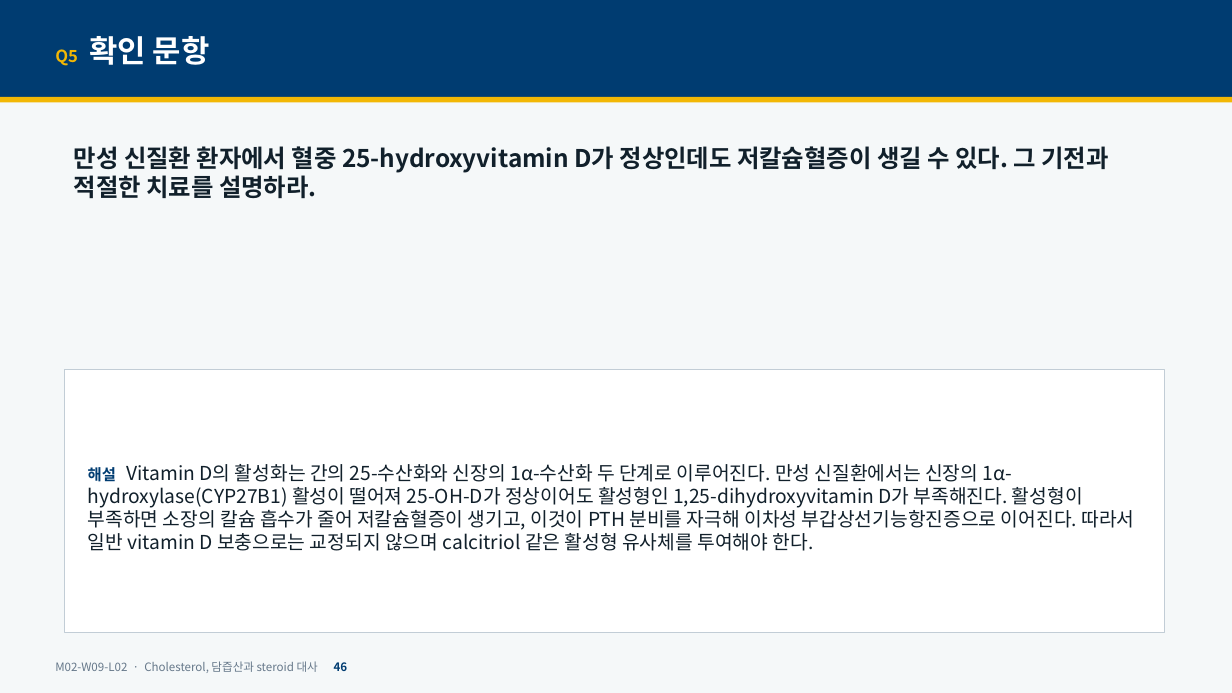
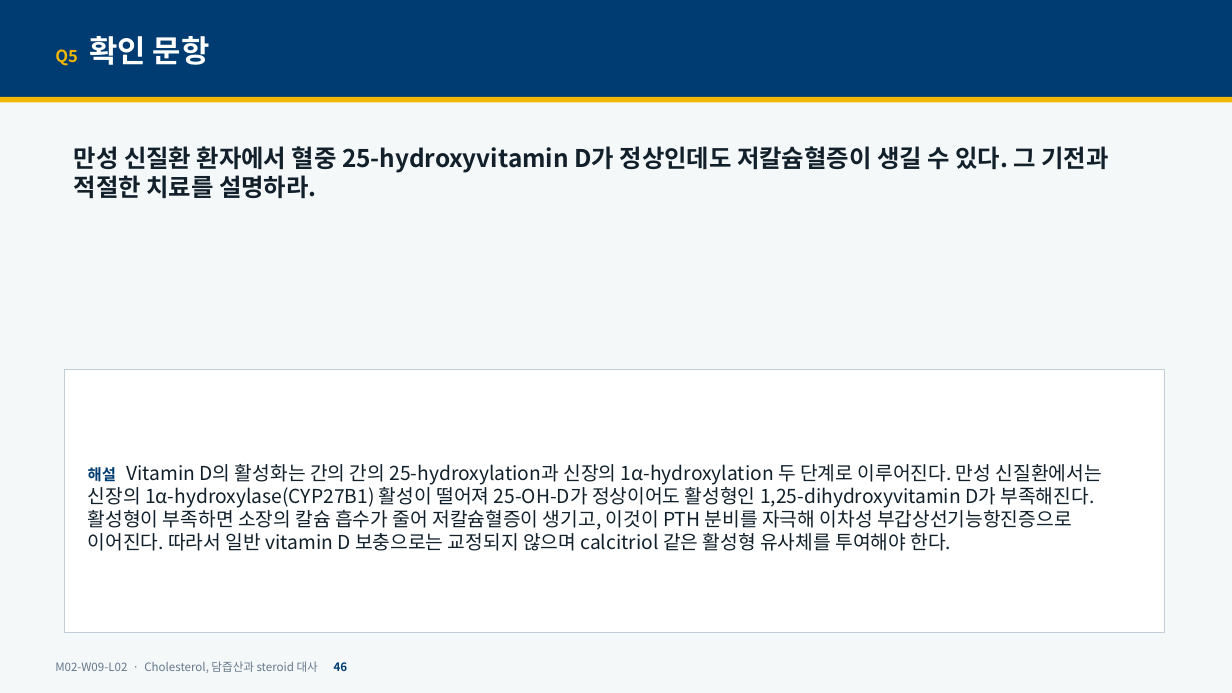
Before and after one commit to hoperiasd2/hoperiasd2.github.io, a slide deck: slide 46 of curriculum/M02/W09/L02/slides.pptx. Drawn at 1232x693 pixels with LibreOffice and Linux fonts; fonts in the diff are those of the drawing. Boxes give left, top, right and bottom in pixels: in the first picture for what was removed or moved away, otherwise in the second. Text is boxed around its words. In the diff, an @@ line names an element or a change of style, - is before the commit and + after.

```diff
--- a/curriculum/M02/W09/L02/slides.pptx
+++ b/curriculum/M02/W09/L02/slides.pptx
@@ text in rectangle at bbox=[88, 464, 1102, 551]: text changed @@
-해설 Vitamin D의 활성화는 간의 25-수산화와 신장의 1α-수산화 두 단계로 이루어진다. 만성 신질환에서는 신장의 1α-hydroxylase(CYP27B1) 활성이 떨어져 25-OH-D가 정상이어도 활성형인 1,25-dihydroxyvitamin D가 부족해진다. 활성형이 부족하면 소장의 칼슘 흡수가 줄어 저칼슘혈증이 생기고, 이것이 PTH 분비를 자극해 이차성 부갑상선기능항진증으로 이어진다. 따라서 일반 vitamin D 보충으로는 교정되지 않으며 calcitriol 같은 활성형 유사체를 투여해야 한다.
+해설 Vitamin D의 활성화는 간의 간의 25-hydroxylation과 신장의 1α-hydroxylation 두 단계로 이루어진다. 만성 신질환에서는 신장의 1α-hydroxylase(CYP27B1) 활성이 떨어져 25-OH-D가 정상이어도 활성형인 1,25-dihydroxyvitamin D가 부족해진다. 활성형이 부족하면 소장의 칼슘 흡수가 줄어 저칼슘혈증이 생기고, 이것이 PTH 분비를 자극해 이차성 부갑상선기능항진증으로 이어진다. 따라서 일반 vitamin D 보충으로는 교정되지 않으며 calcitriol 같은 활성형 유사체를 투여해야 한다.
```
Also in this commit, not shown: 13 other slides changed, 3 other files.
